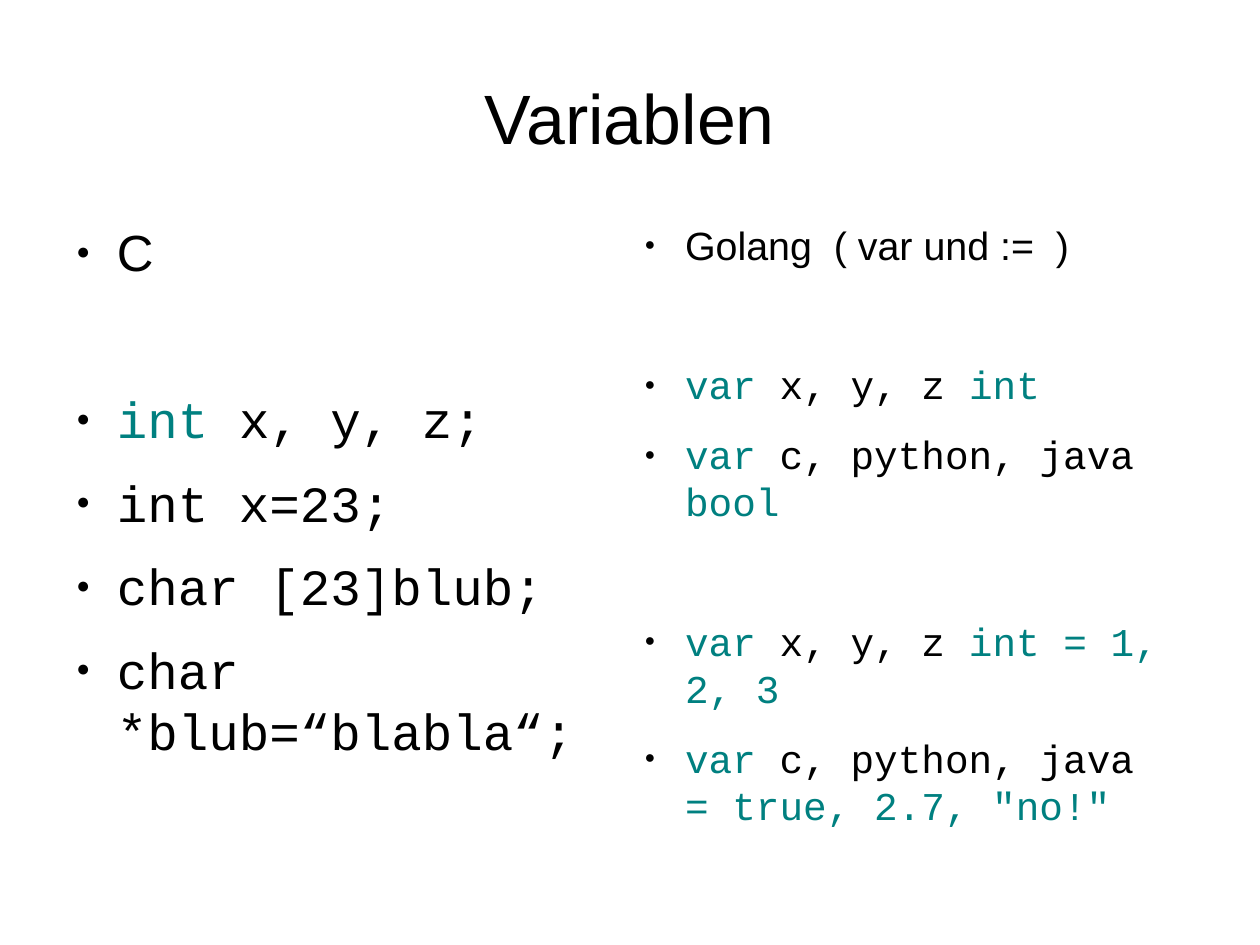
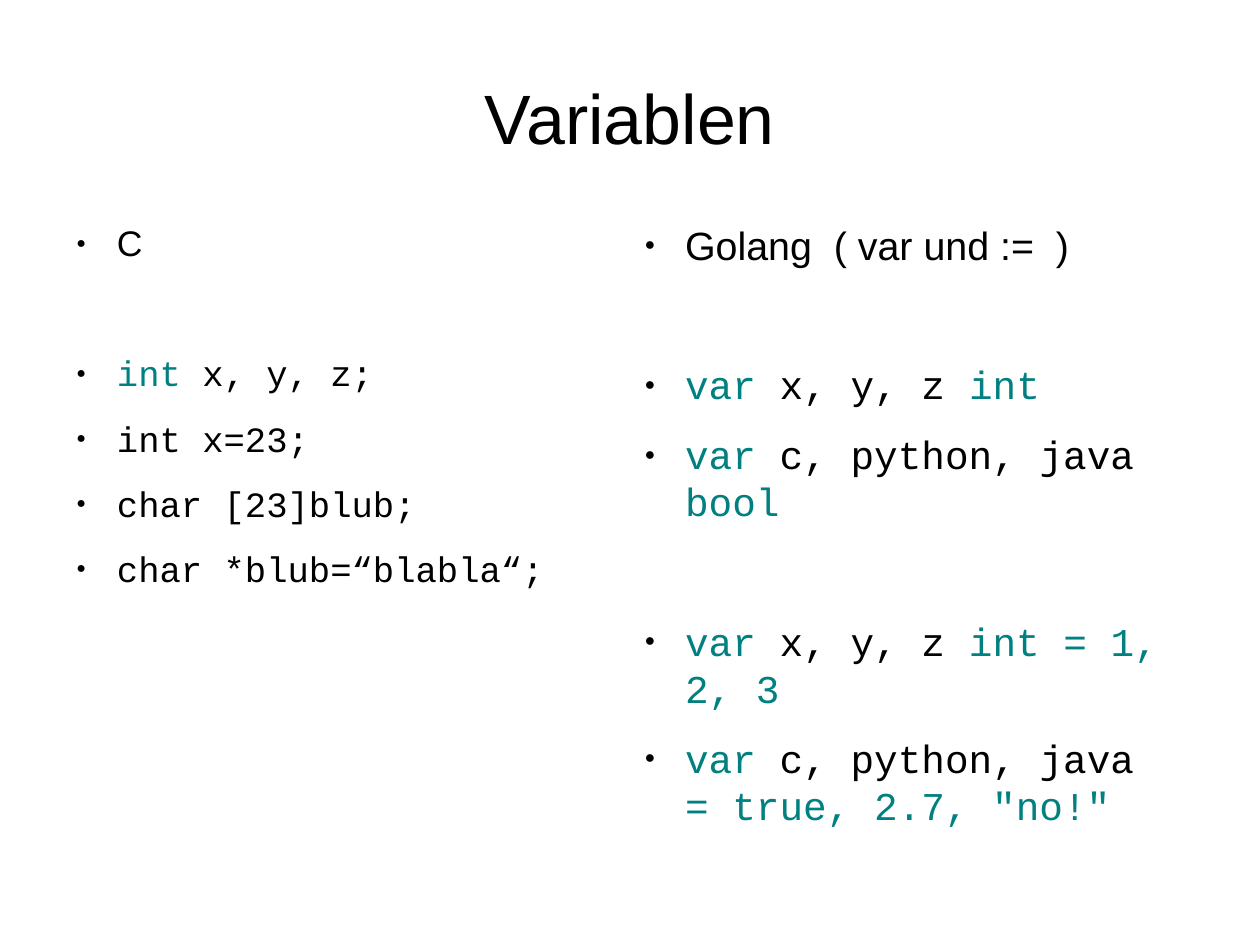
Before and after one commit to rayank77b/smallStuffs, a slide deck: slide 12 of programmierung/vortrag/golang.odp. Drawn at 1260x945 pixels with LibreOffice and Linux fonts; fonts in the diff are those of the drawing. Boxes give left, top, right and bottom in pixels: in the first picture for what was removed or moved away, otherwise in the second. Text is boxed around its words. In the diff, an @@ line names an element or a change of style, - is before the commit and + after.

```diff
--- a/programmierung/vortrag/golang.odp
+++ b/programmierung/vortrag/golang.odp
@@ text "C" at bbox=[117, 231, 544, 589]: size 32 to 22.4 pt @@
```
Also in this commit, not shown: 10 other slides changed.
